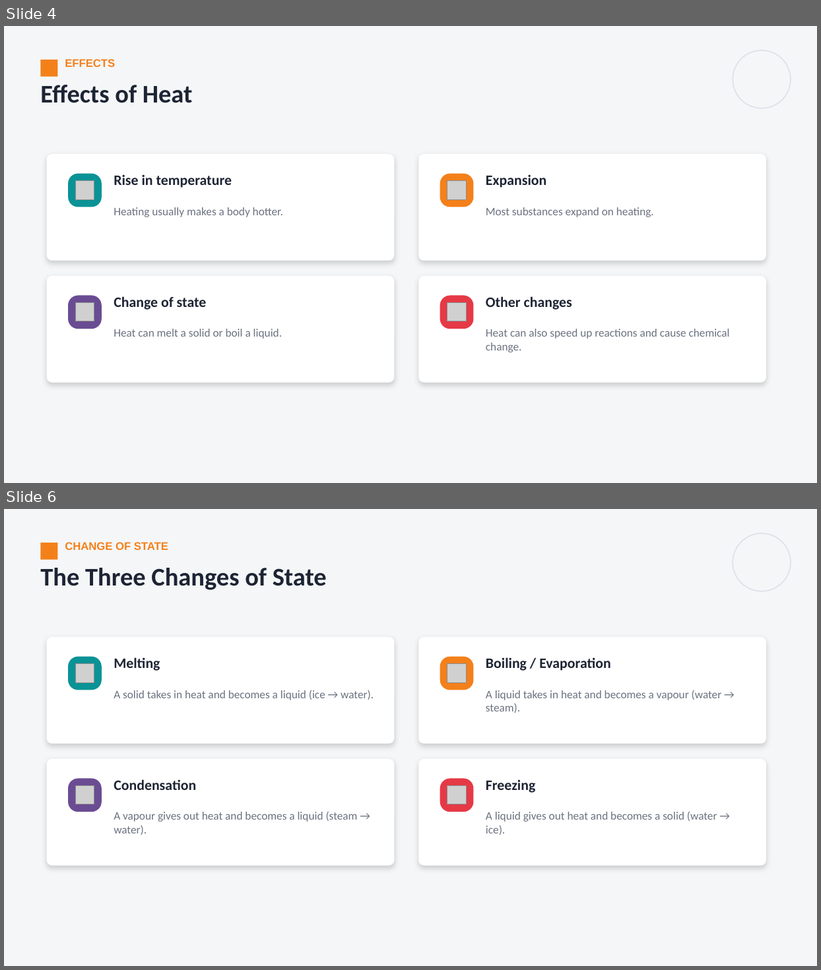
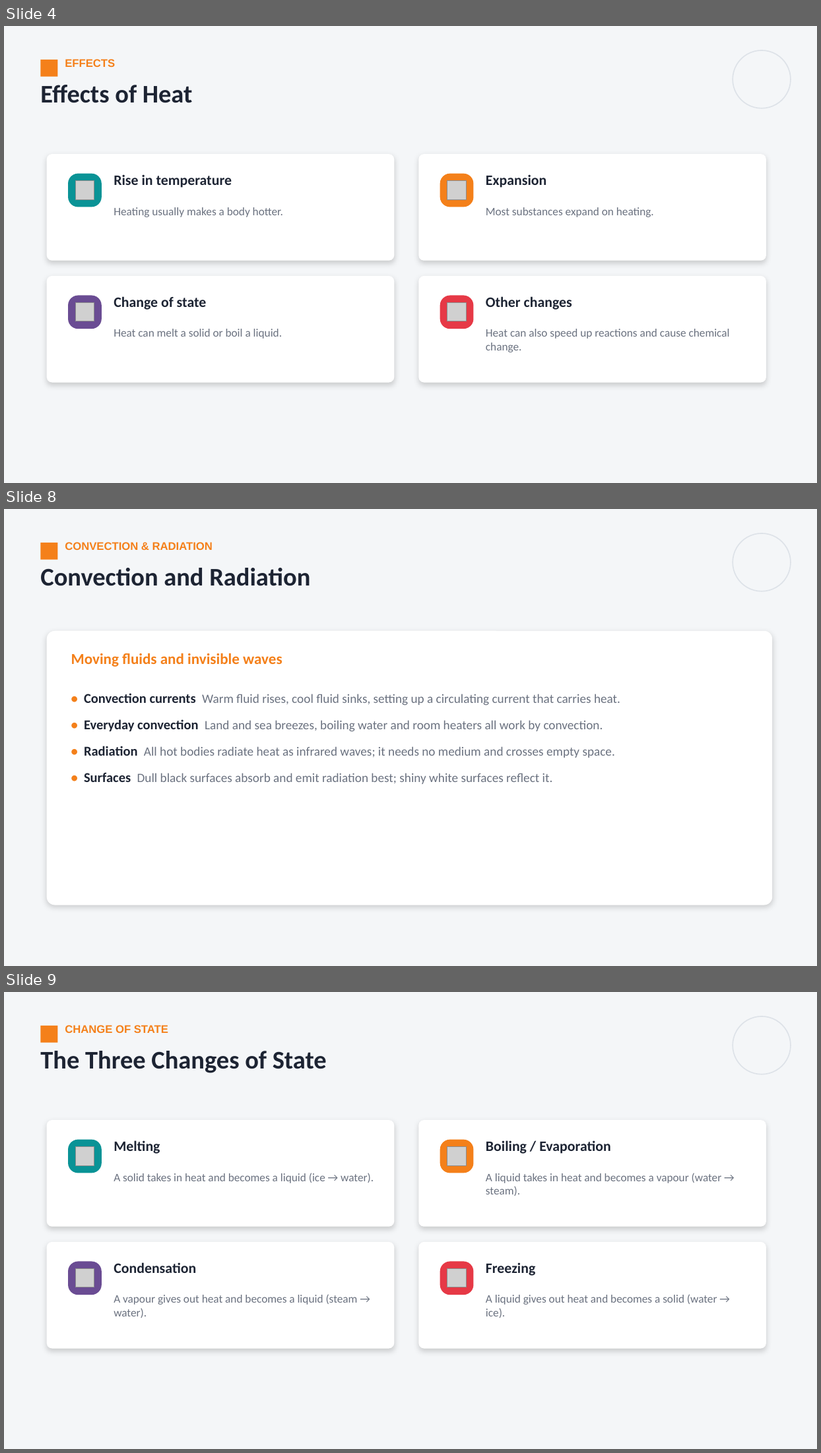
Before and after one commit to parmeshwars2911/MyFirstAR, a slide deck: ppt/Grade08/G8_S53_Heat_Transfer_1.pptx. Shown one above the other, each under a label of ours: slides 4 and 6 before the commit, slides 4, 8 and 9 after it; the slides between them are not shown. The pictures are 821x970 and 821x1453 pixels, drawn with LibreOffice and Linux fonts; fonts in the diff are those of the drawing; grey boxes stand for pictures. Boxes give left, top, right and bottom in pixels: in the first picture for what was removed or moved away, otherwise in the second. Text is boxed around its words. In the diff, an @@ line names an element or a change of style, - is before the commit and + after.

```diff
--- a/ppt/Grade08/G8_S53_Heat_Transfer_1.pptx
+++ b/ppt/Grade08/G8_S53_Heat_Transfer_1.pptx
@@ slide 8 added at (x1=4, y1=509, x2=817, y2=966), background #F4F6F8 @@
@@ rectangle added at (x1=40, y1=543, x2=57, y2=560), fill #F4801A @@
@@ text added at (x1=65, y1=542, x2=213, y2=550), 13 pt, text #F4801A, bold @@
+CONVECTION & RADIATION
@@ ellipse added at (x1=733, y1=533, x2=791, y2=591), outline #DDE2E8 1.25 pt @@
@@ text added at (x1=40, y1=568, x2=310, y2=586), 30 pt, text #1D2433, bold @@
+Convection and Radiation
@@ rounded rectangle added at (x1=47, y1=631, x2=773, y2=906), fill #FFFFFF @@
@@ text added at (x1=71, y1=653, x2=283, y2=667), 18 pt, text #F4801A, bold @@
+Moving fluids and invisible waves
@@ text added at (x1=84, y1=693, x2=620, y2=784), 15 pt, text #6B7280 @@
+• Convection currents Warm fluid rises, cool fluid sinks, setting up a circulating current that carries heat.
+• Everyday convection Land and sea breezes, boiling water and room heaters all work by convection.
+• Radiation All hot bodies radiate heat as infrared waves; it needs no medium and crosses empty space.
+• Surfaces Dull black surfaces absorb and emit radiation best; shiny white surfaces reflect it.
@@ what was slide 6 is now slide 9 @@
```
Also in this commit, not shown: 2 other slides added, 2 other files.
